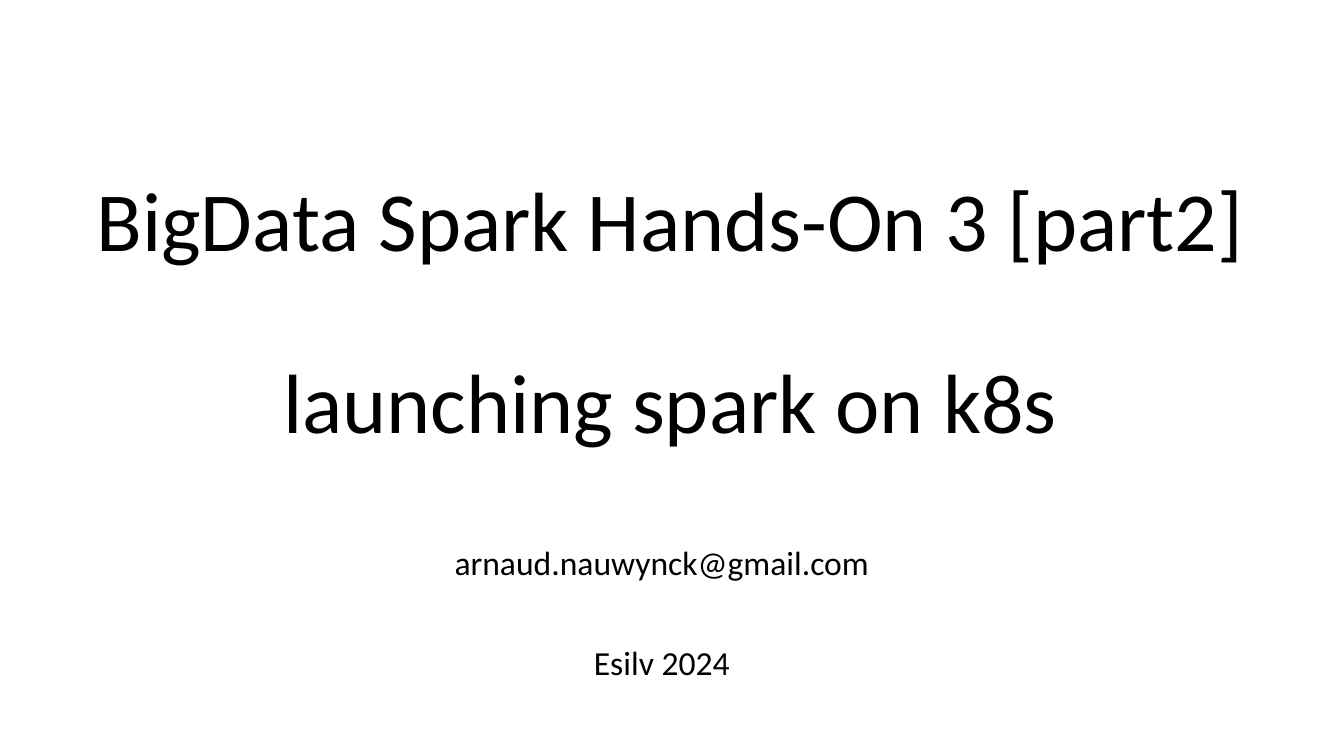
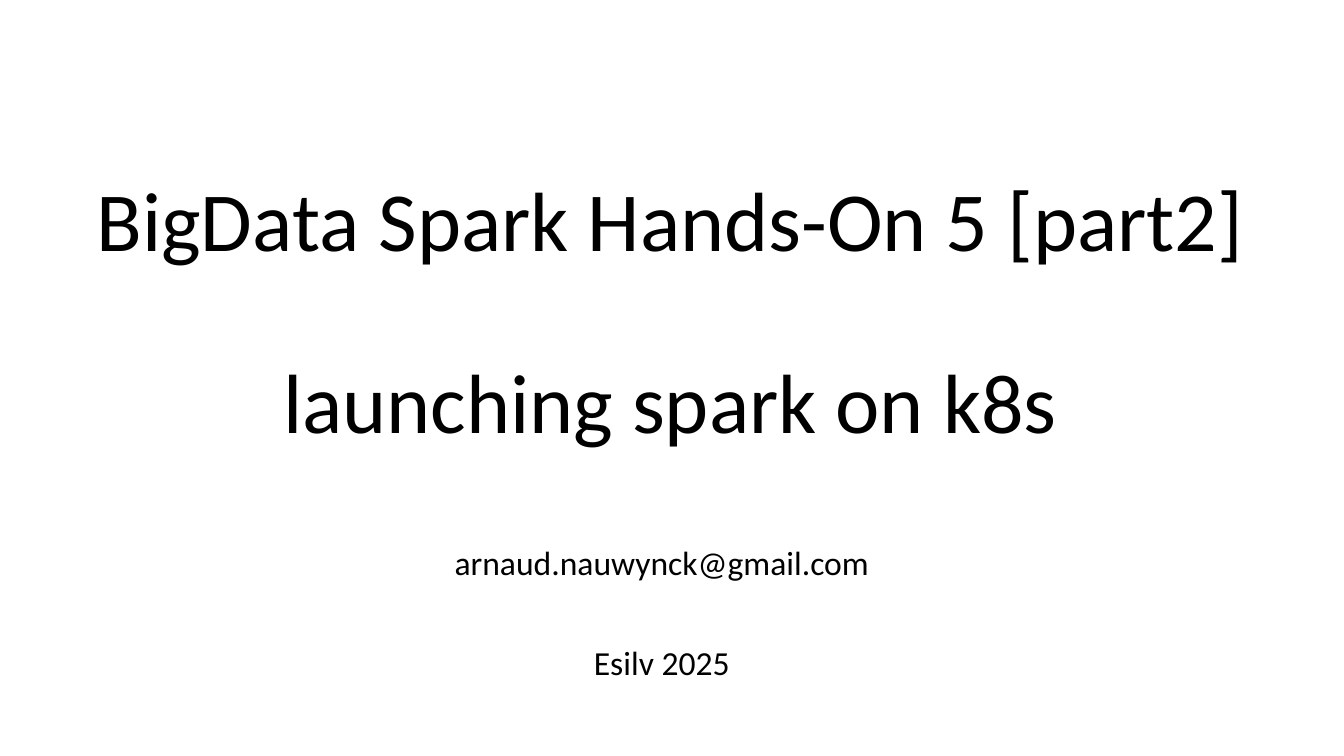
Before and after one commit to Arnaud-Nauwynck/presentations, a slide deck: slide 1 of pres-bigdata/Hands-On/TD5-Spark-on-k8s-part2.pptx. Drawn at 1344x756 pixels with LibreOffice and Linux fonts; fonts in the diff are those of the drawing. Boxes give left, top, right and bottom in pixels: in the first picture for what was removed or moved away, otherwise in the second. Text is boxed around its words. In the diff, an @@ line names an element or a change of style, - is before the commit and + after.

```diff
--- a/pres-bigdata/Hands-On/TD5-Spark-on-k8s-part2.pptx
+++ b/pres-bigdata/Hands-On/TD5-Spark-on-k8s-part2.pptx
@@ title at (x1=97, y1=190, x2=1243, y2=448): text changed @@
-BigData Spark Hands-On 3 [part2]
-launching spark on k8s
+BigData Spark Hands-On 5 [part2]
+launching spark on k8s
@@ subtitle at (x1=594, y1=651, x2=730, y2=676): text changed @@
-Esilv 2024
+Esilv 2025
```
Also in this commit, not shown: 23 other files.
